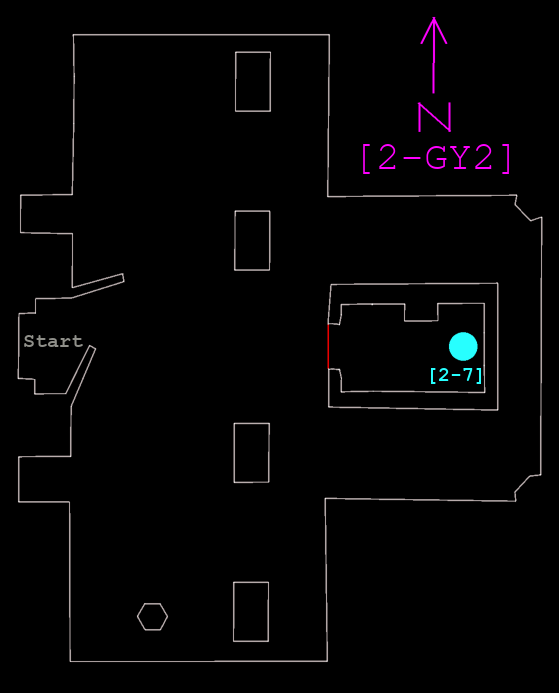
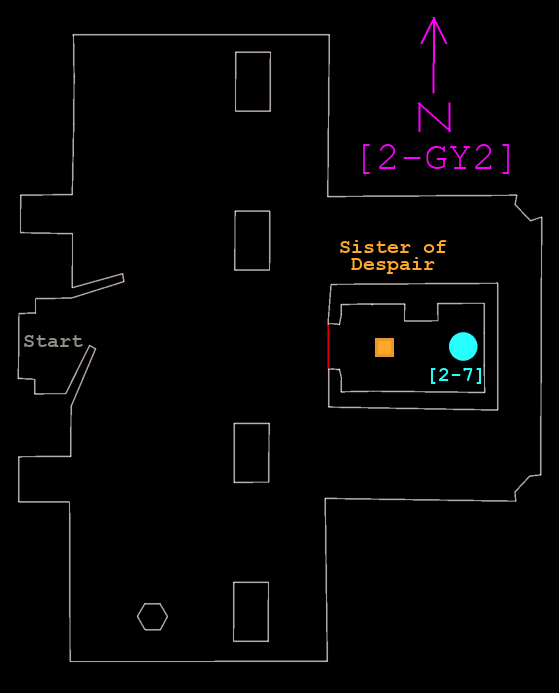
Layers edited between the first and the second 559px x 693px image:
added layer "Sister of ..." above "Pasted Layer" over [340, 240, 447, 274]
painted on "Pasted Layer" over [375, 338, 394, 357]